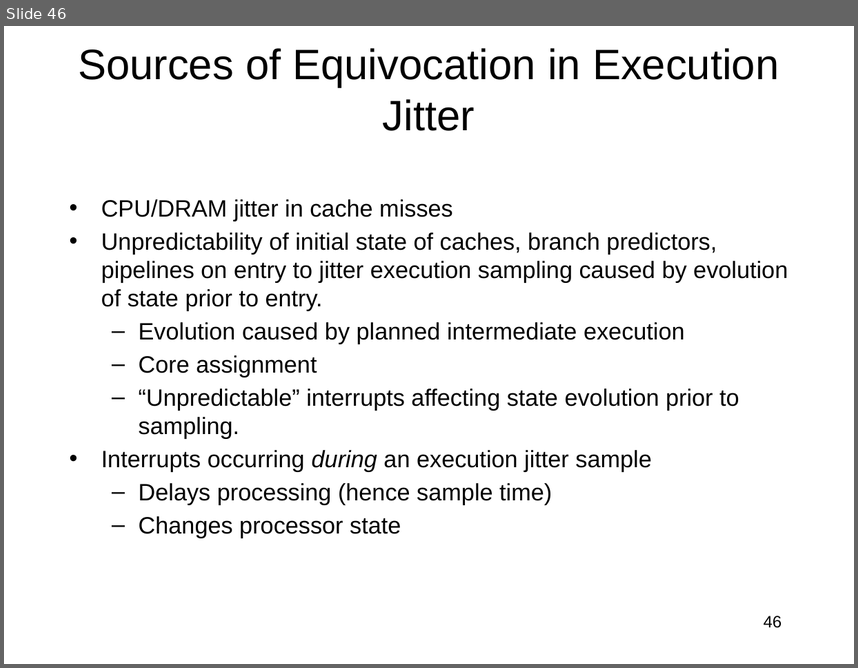
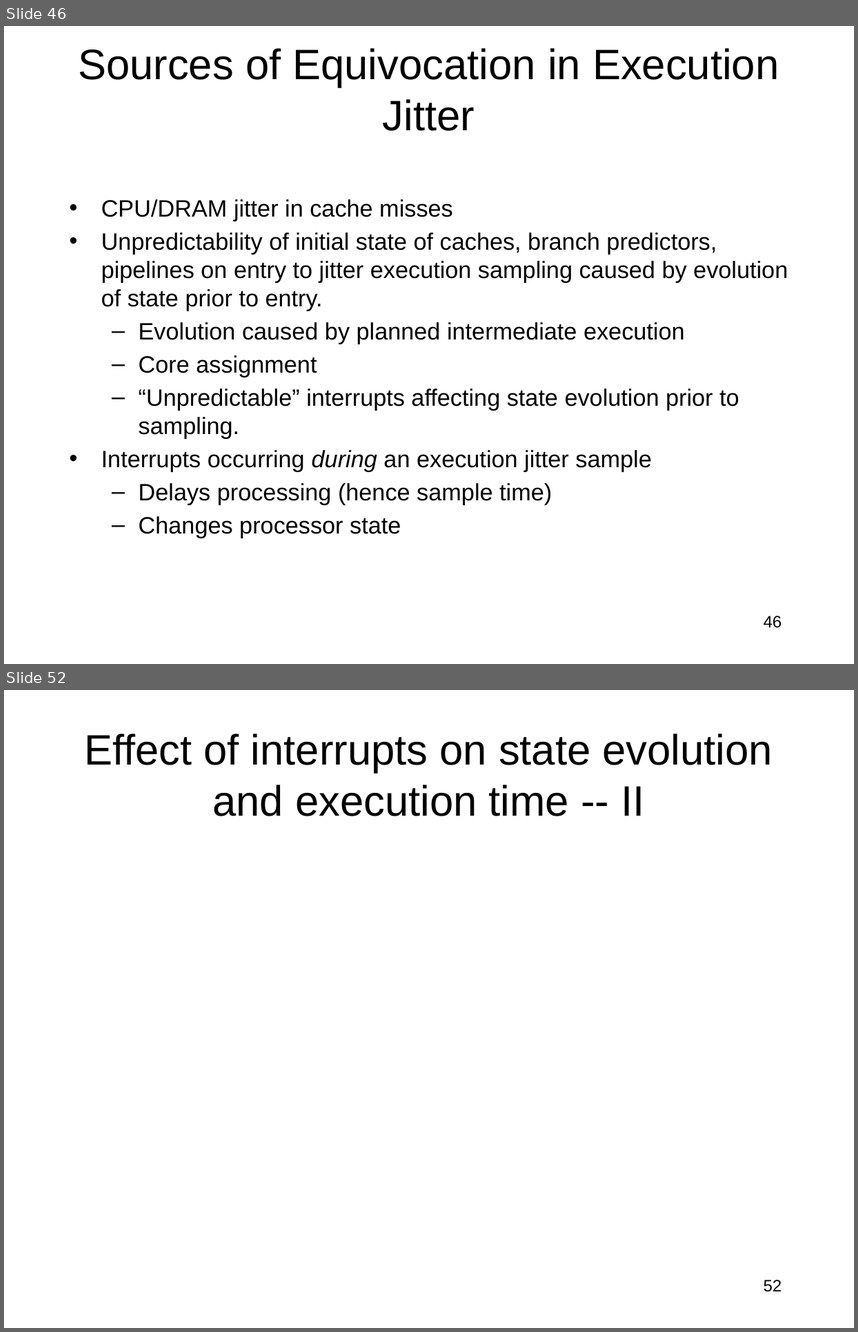
Before and after one commit to jlmucb/class_notes, a slide deck: BerkeleyClass/CS290Spring2013/Lectures/entropy_talk.pptx. Shown one above the other, each under a label of ours: slide 46 before the commit, slides 46 and 52 after it; the slides between them are not shown. The pictures are 858x668 and 858x1332 pixels, drawn with LibreOffice and Linux fonts; fonts in the diff are those of the drawing; grey boxes stand for pictures. Boxes give left, top, right and bottom in pixels: in the first picture for what was removed or moved away, otherwise in the second. Text is boxed around its words. In the diff, an @@ line names an element or a change of style, - is before the commit and + after.

```diff
--- a/BerkeleyClass/CS290Spring2013/Lectures/entropy_talk.pptx
+++ b/BerkeleyClass/CS290Spring2013/Lectures/entropy_talk.pptx
@@ slide 52 added at (x1=4, y1=690, x2=854, y2=1328), background #FFFFFF @@
@@ title added at (x1=84, y1=733, x2=773, y2=816), 36 pt, text #000000 @@
+Effect of interrupts on state evolution and execution time -- II
@@ page number added at (x1=764, y1=1279, x2=782, y2=1292), 14 pt, text #000000 @@
+52
```
Also in this commit, not shown: 4 slides changed, 2 other slides added, 1 other file.
